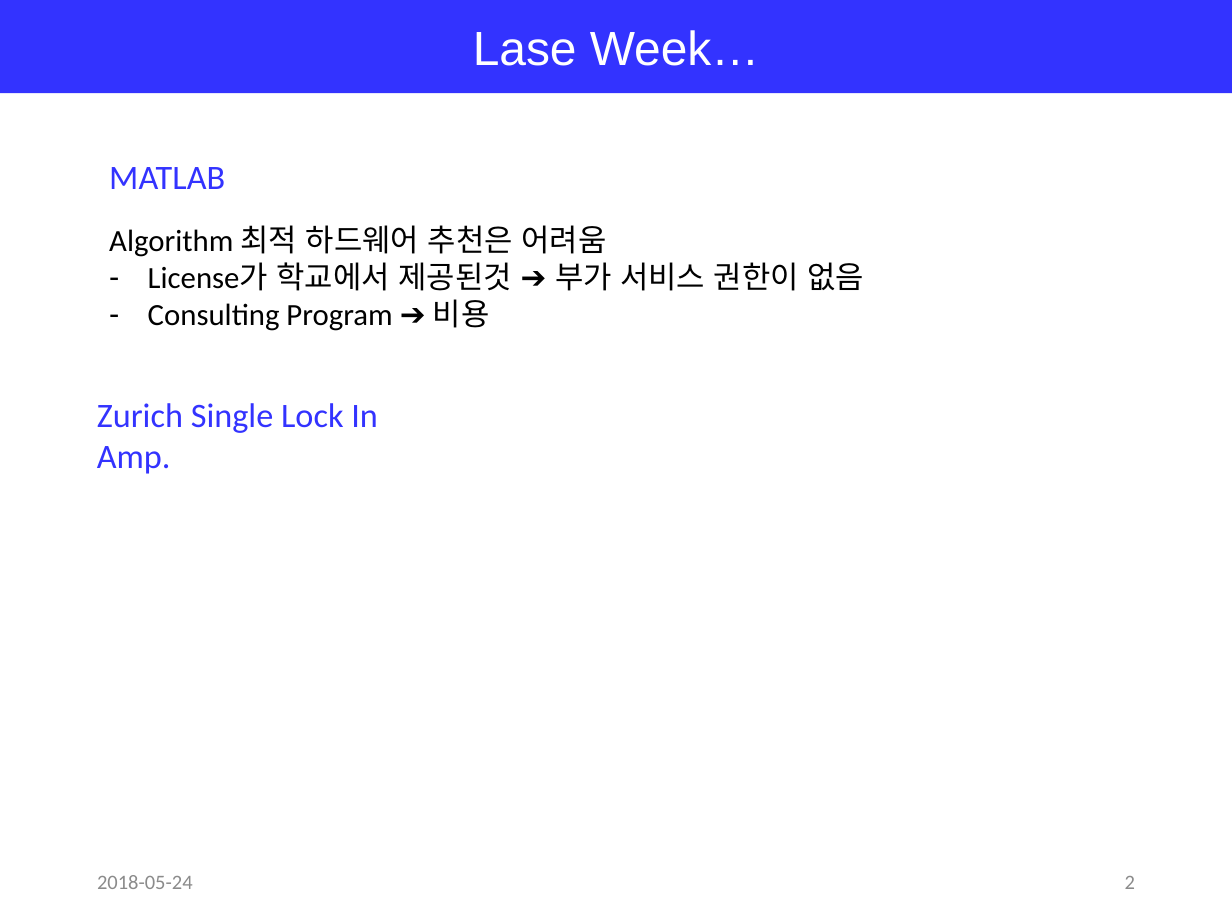
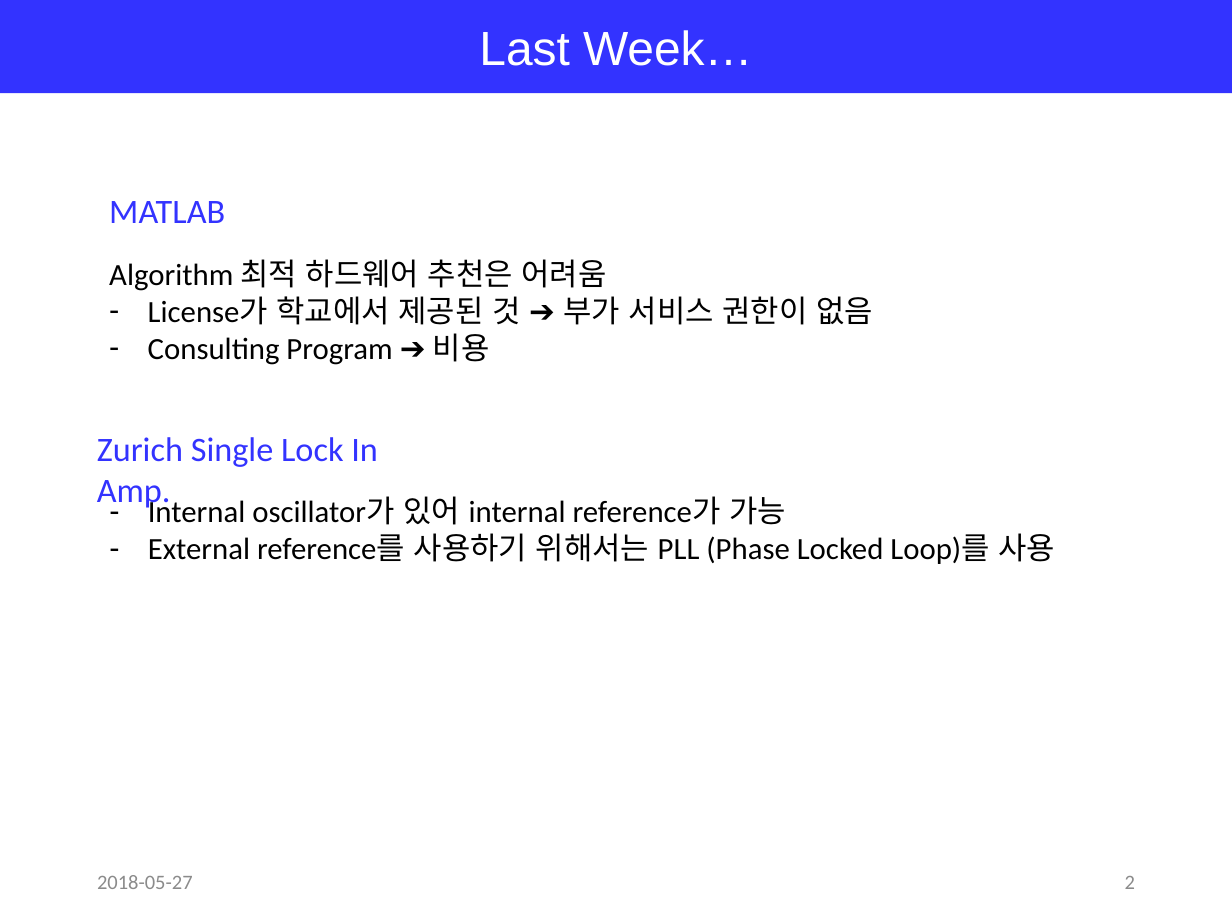
Before and after one commit to jglee96/NBTP_Lab, a slide deck: slide 2 of 랩미팅/201805/180528 Zurich Lock-In(Jong).pptx. Drawn at 1232x924 pixels with LibreOffice and Linux fonts; fonts in the diff are those of the drawing. Boxes give left, top, right and bottom in pixels: in the first picture for what was removed or moved away, otherwise in the second. Text is boxed around its words. In the diff, an @@ line names an element or a change of style, - is before the commit and + after.

```diff
--- a/랩미팅/201805/180528 Zurich Lock-In(Jong).pptx
+++ b/랩미팅/201805/180528 Zurich Lock-In(Jong).pptx
@@ text in rectangle at [479, 30, 752, 66]: text changed @@
-Lase Week…
+Last Week…
@@ text at [148, 296, 873, 325]: spaces changed @@
-– License가 학교에서 제공된것 ➔ 부가 서비스 권한이 없음
+– License가 학교에서 제공된 것 ➔ 부가 서비스 권한이 없음
@@ 3 texts: place and size @@
-3 texts at [97, 167, 865, 474]
+3 texts at [97, 201, 873, 511]
@@ text added at [148, 496, 1056, 564], 18 pt, text #000000 @@
+– Internal oscillator가 있어 internal reference가 가능
+– External reference를 사용하기 위해서는 PLL (Phase Locked Loop)를 사용
@@ text at [97, 875, 193, 889]: text changed @@
-2018-05-24
+2018-05-27
```
Also in this commit, not shown: 1 other slide changed, 4 slides added, 1 slide removed, 2 other files.
